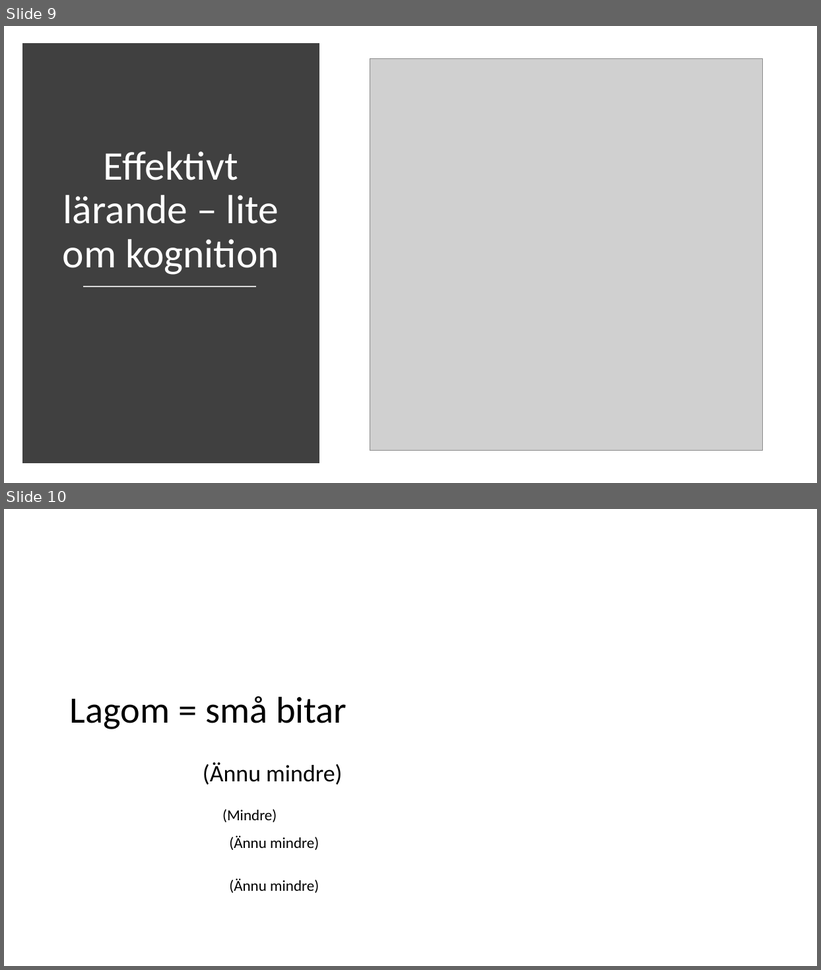
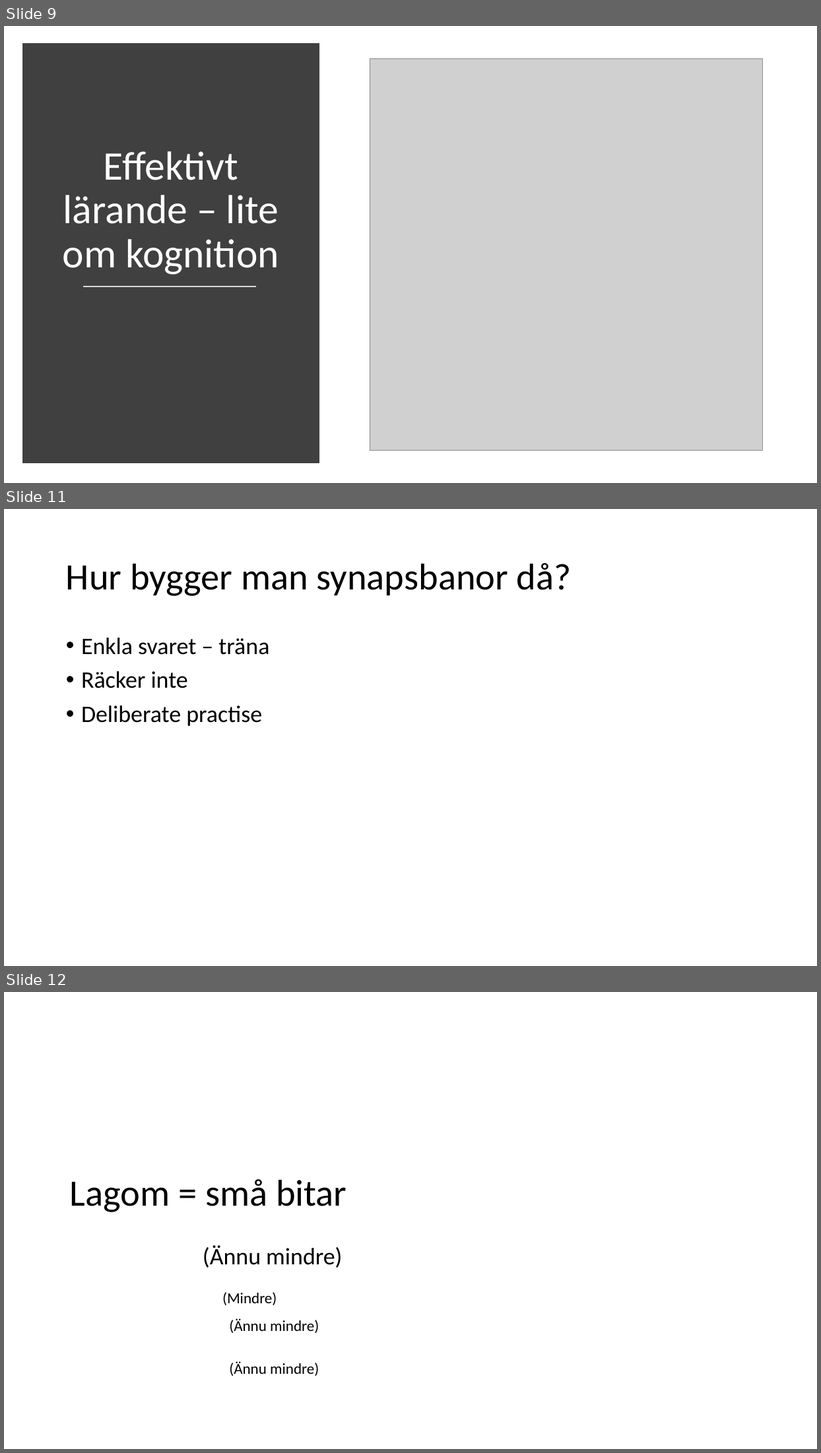
Before and after one commit to seleniusmoell/presentations, a slide deck: Lärande om lärande.pptx. Shown one above the other, each under a label of ours: slides 9 and 10 before the commit, slides 9, 11 and 12 after it; the slides between them are not shown. The pictures are 821x970 and 821x1453 pixels, drawn with LibreOffice and Linux fonts; fonts in the diff are those of the drawing; grey boxes stand for pictures. Boxes give left, top, right and bottom in pixels: in the first picture for what was removed or moved away, otherwise in the second. Text is boxed around its words. In the diff, an @@ line names an element or a change of style, - is before the commit and + after.

```diff
--- a/Lärande om lärande.pptx
+++ b/Lärande om lärande.pptx
@@ slide 11 added at [4, 509, 817, 966], background #FFFFFF @@
@@ title added at [66, 563, 572, 596], 44 pt, text #000000 @@
+Hur bygger man synapsbanor då?
@@ text added at [81, 638, 269, 726], 28 pt, text #000000 @@
+• Enkla svaret – träna
+• Räcker inte
+• Deliberate practise
@@ what was slide 10 is now slide 12 @@
```
Also in this commit, not shown: 1 other slide added.
